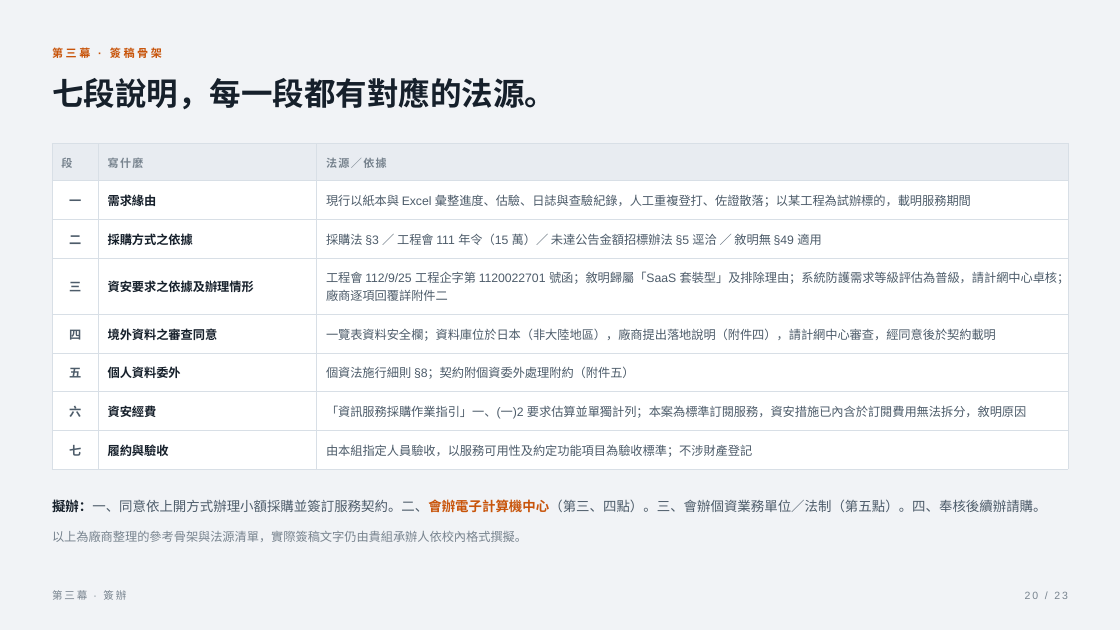
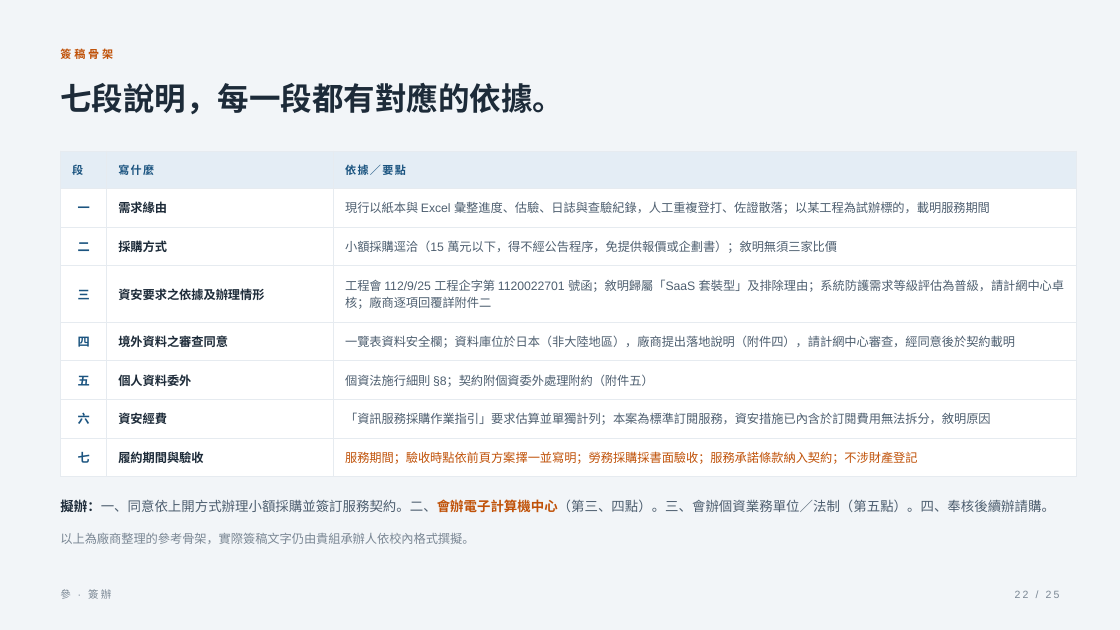
Before and after one commit to ryanxxhuang/PMIS, a slide deck: slide 22 of docs/pitch/組長簡報-產品資安與簽辦-2026-08-12.pptx (slide 20 before the commit). Drawn at 1120x630 pixels with LibreOffice and Linux fonts; fonts in the diff are those of the drawing. Boxes give left, top, right and bottom in pixels: in the first picture for what was removed or moved away, otherwise in the second. Text is boxed around its words. In the diff, an @@ line names an element or a change of style, - is before the commit and + after.

```diff
--- a/docs/pitch/組長簡報-產品資安與簽辦-2026-08-12.pptx
+++ b/docs/pitch/組長簡報-產品資安與簽辦-2026-08-12.pptx
@@ background #F1F3F6 to #F2F5F8 @@
@@ text at <box>60,47,113,62</box>: text changed; text colour #C8540A to #C05209 @@
-第三幕 · 簽稿骨架
+簽稿骨架
@@ text at <box>60,83,564,114</box>: text changed; text colour #16202B to #1D2B39 @@
-七段說明，每一段都有對應的法源。
+七段說明，每一段都有對應的依據。
@@ table at <box>60,151,1076,470</box> @@
-row 1, column 3: 法源／依據
+row 1, column 3: 依據／要點
-row 3, column 2: 採購方式之依據
+row 3, column 2: 採購方式
-row 3, column 3: 採購法 §3 ／ 工程會 111 年令（15 萬）／ 未達公告金額招標辦法 §5 逕洽 ／ 敘明無 §49 適用
+row 3, column 3: 小額採購逕洽（15 萬元以下，得不經公告程序，免提供報價或企劃書）；敘明無須三家比價
-row 7, column 3: 「資訊服務採購作業指引」一、(一)2 要求估算並單獨計列；本案為標準訂閱服務，資安措施已內含於訂閱費用無法拆分，敘明原因
+row 7, column 3: 「資訊服務採購作業指引」要求估算並單獨計列；本案為標準訂閱服務，資安措施已內含於訂閱費用無法拆分，敘明原因
-row 8, column 2: 履約與驗收
+row 8, column 2: 履約期間與驗收
-row 8, column 3: 由本組指定人員驗收，以服務可用性及約定功能項目為驗收標準；不涉財產登記
+row 8, column 3: 服務期間；驗收時點依前頁方案擇一並寫明；勞務採購採書面驗收；服務承諾條款納入契約；不涉財產登記
@@ fill #E8ECF1 to #E4EDF5 in row 1 @@
@@ text colour #78848F to #1B5480 in "段", "寫什麼" @@
@@ text colour #4D5C6A to #1B5480 in "一", "二", "三", "四" and 3 more places @@
@@ text colour #16202B to #1D2B39 in "需求緣由", "資安要求之依據及辦理情形", "境外資料之審查同意", "個人資料委外" and 1 more places @@
@@ text colour #4D5C6A to #4E5F70 in "現行以紙本與 Excel 彙整進度、估驗、日誌與查驗紀錄，人工重複登打、佐證散落；以某工程為試辦標的，載明服務期間", "工程會 112/9/25 工程企字第 1120022701 號函；敘明歸屬「SaaS 套裝型」及排除理由；系統防護需求等 ...", "一覽表資料安全欄；資料庫位於日本（非大陸地區），廠商提出落地說明（附件四），請計網中心審查，經同意後於契約載明", "個資法施行細則 §8；契約附個資委外處理附約（附件五）" @@
@@ borders changed @@
@@ table: place and size @@
-table at <box>52,144,1068,461</box>
+table at <box>60,151,1076,470</box>
@@ text "擬辦：一、同意依上開方式辦理小額採購並簽訂服務契約。二、會辦電子計算機中心（第三、四點）。三、會辦個資業務單位／法制（第 ...": place and size @@
-text "擬辦：一、同意依上開方式辦理小額採購並簽訂服務契約。二、會辦電子計算機中心（第三、四點）。三、會辦個資業務單位／法制（第 ..." at <box>52,499,1047,513</box>
+text "擬辦：一、同意依上開方式辦理小額採購並簽訂服務契約。二、會辦電子計算機中心（第三、四點）。三、會辦個資業務單位／法制（第 ..." at <box>60,499,1055,513</box>
@@ text "擬辦：一、同意依上開方式辦理小額採購並簽訂服務契約。二、會辦電子計算機中心（第三、四點）。三、會辦個資業務單位／法制（第 ..." at <box>60,499,1055,513</box>: text colour #16202B to #1D2B39, text colour #4D5C6A to #4E5F70, text colour #C8540A to #C05209 in "擬辦：一、同意依上開方式辦理小額採購並簽訂服務契約。二、會辦電子計算機中心（第三、四點）。三、會辦個資業務單位／法制（第 ..." @@
@@ text at <box>60,533,474,544</box>: text changed; text colour #78848F to #7A8794 @@
-以上為廠商整理的參考骨架與法源清單，實際簽稿文字仍由貴組承辦人依校內格式撰擬。
+以上為廠商整理的參考骨架，實際簽稿文字仍由貴組承辦人依校內格式撰擬。
@@ text at <box>60,589,111,599</box>: text changed; text colour #78848F to #7A8794 @@
-第三幕 · 簽辦
+參 · 簽辦
@@ text added at <box>1015,591,1060,598</box>, 9 pt, text #7A8794 @@
+22 / 25
@@ text removed at <box>1025,592,1068,599</box> @@
-20 / 23
```
Also in this commit, not shown: 19 other slides changed, 5 slides added, 3 slides removed, 5 other files.
